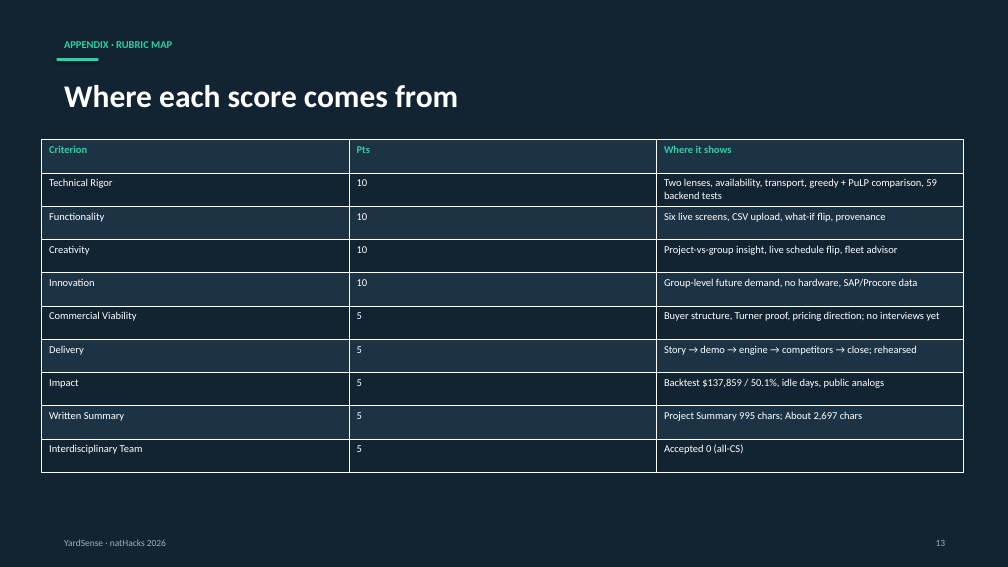
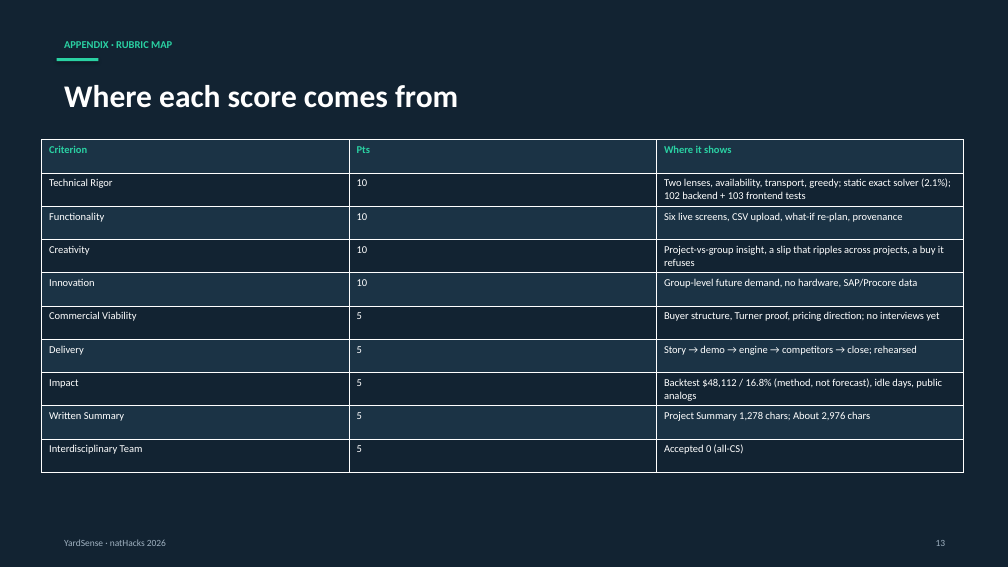
Before and after one commit to singhg349-wq/yardsense-nathacks26, a slide deck: slide 13 of pitch/YardSense-natHacks-2026.pptx. Drawn at 1008x567 pixels with LibreOffice and Linux fonts; fonts in the diff are those of the drawing. Boxes give left, top, right and bottom in pixels: in the first picture for what was removed or moved away, otherwise in the second. Text is boxed around its words. In the diff, an @@ line names an element or a change of style, - is before the commit and + after.

Commit message:
Rewrite the pitch story: no buy, Kingsway slip ripples to Riverside and Capilano
Scripts, runbook, deck, Q&A, video plan and the pptx now use the current numbers: backtest, fleet advisor, 2.1% static gap, 102 + 103 tests.

```diff
--- a/pitch/YardSense-natHacks-2026.pptx
+++ b/pitch/YardSense-natHacks-2026.pptx
@@ table at <box>42,140,965,473</box> @@
-row 2, column 3: Two lenses, availability, transport, greedy + PuLP comparison, 59 backend tests
+row 2, column 3: Two lenses, availability, transport, greedy; static exact solver (2.1%); 102 backend + 103 frontend tests
-row 3, column 3: Six live screens, CSV upload, what-if flip, provenance
+row 3, column 3: Six live screens, CSV upload, what-if re-plan, provenance
-row 4, column 3: Project-vs-group insight, live schedule flip, fleet advisor
+row 4, column 3: Project-vs-group insight, a slip that ripples across projects, a buy it refuses
-row 8, column 3: Backtest $137,859 / 50.1%, idle days, public analogs
+row 8, column 3: Backtest $48,112 / 16.8% (method, not forecast), idle days, public analogs
-row 9, column 3: Project Summary 995 chars; About 2,697 chars
+row 9, column 3: Project Summary 1,278 chars; About 2,976 chars
```
Also in this commit, not shown: 6 other slides changed, 6 other files.
